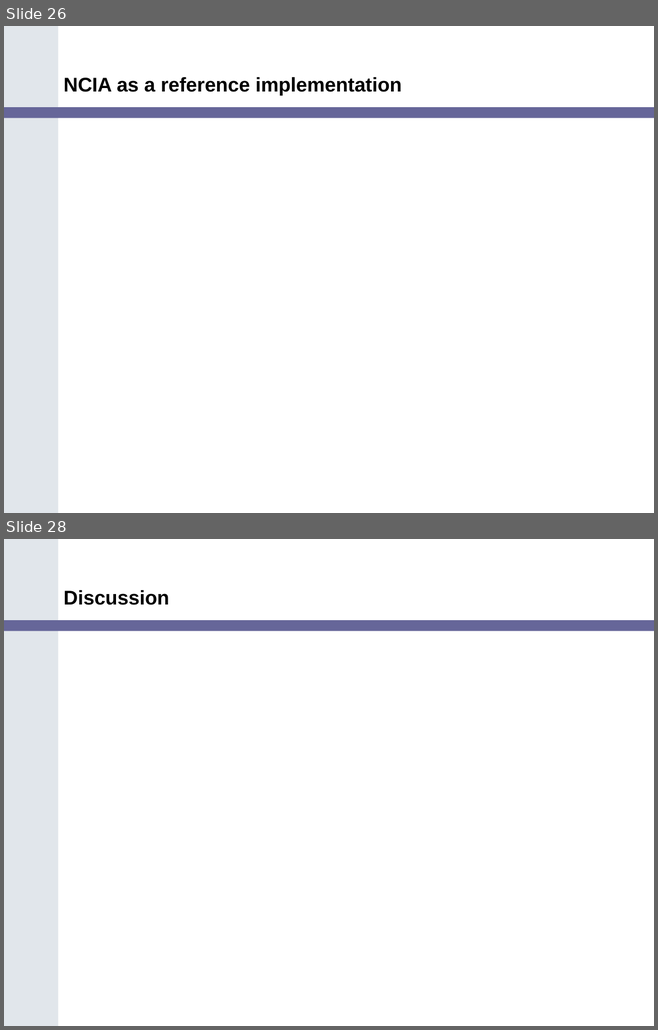
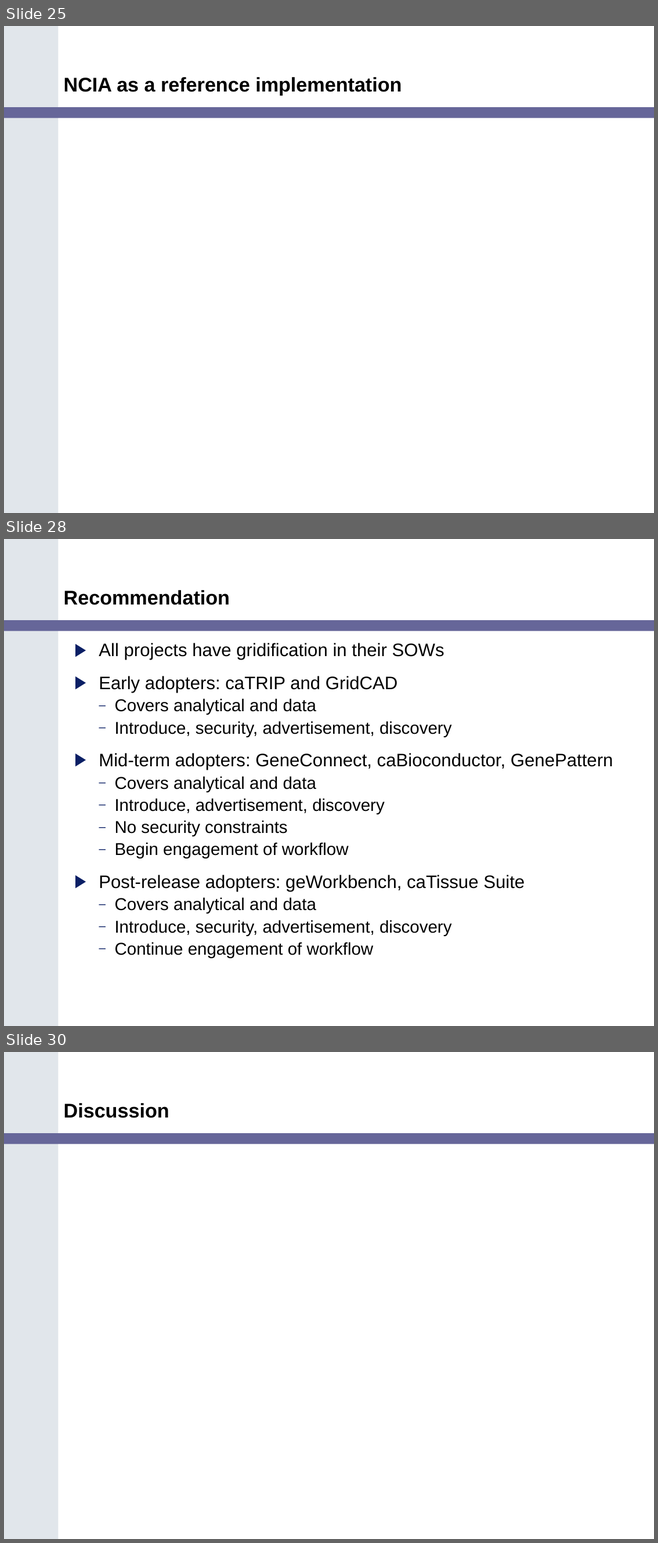
Before and after one commit to NCIP/cagrid-portal, a slide deck: cagrid-1-0/Documentation/presentations/200607_VCDE_ARCH/Ref_Impl_Arch_VCDE_2006_07.ppt. Shown one above the other, each under a label of ours: slides 26 and 28 before the commit, slides 25, 28 and 30 after it; the slides between them are not shown. The pictures are 658x1030 and 658x1543 pixels, drawn with LibreOffice and Linux fonts; fonts in the diff are those of the drawing; background and template pictures are left out. Boxes give left, top, right and bottom in pixels: in the first picture for what was removed or moved away, otherwise in the second. Text is boxed around its words. In the diff, an @@ line names an element or a change of style, - is before the commit and + after.

Commit message:
added detail for projects and summary slides

```diff
--- a/cagrid-1-0/Documentation/presentations/200607_VCDE_ARCH/Ref_Impl_Arch_VCDE_2006_07.ppt
+++ b/cagrid-1-0/Documentation/presentations/200607_VCDE_ARCH/Ref_Impl_Arch_VCDE_2006_07.ppt
@@ slide 28 added at [4, 539, 654, 1026], background #FFFFFF; not listed: 2 template elements that a slide beside it also shows @@
@@ title added at [64, 590, 230, 605], 22 pt, text #000000, bold @@
+Recommendation
@@ text added at [99, 643, 613, 958], 19 pt, text #000000 @@
+▶ All projects have gridification in their SOWs
+▶ Early adopters: caTRIP and GridCAD
+  – Covers analytical and data
+  – Introduce, security, advertisement, discovery
+▶ Mid-term adopters: GeneConnect, caBioconductor, GenePattern
+  – Covers analytical and data
+  – Introduce, advertisement, discovery
+  – No security constraints
+  – Begin engagement of workflow
+▶ Post-release adopters: geWorkbench, caTissue Suite
+  – Covers analytical and data
+  – Introduce, security, advertisement, discovery
+  – Continue engagement of workflow
@@ what was slide 26 is now slide 25 @@
@@ what was slide 28 is now slide 30 @@
```
Also in this commit, not shown: 8 slides changed, 6 other slides added, 5 slides removed.
